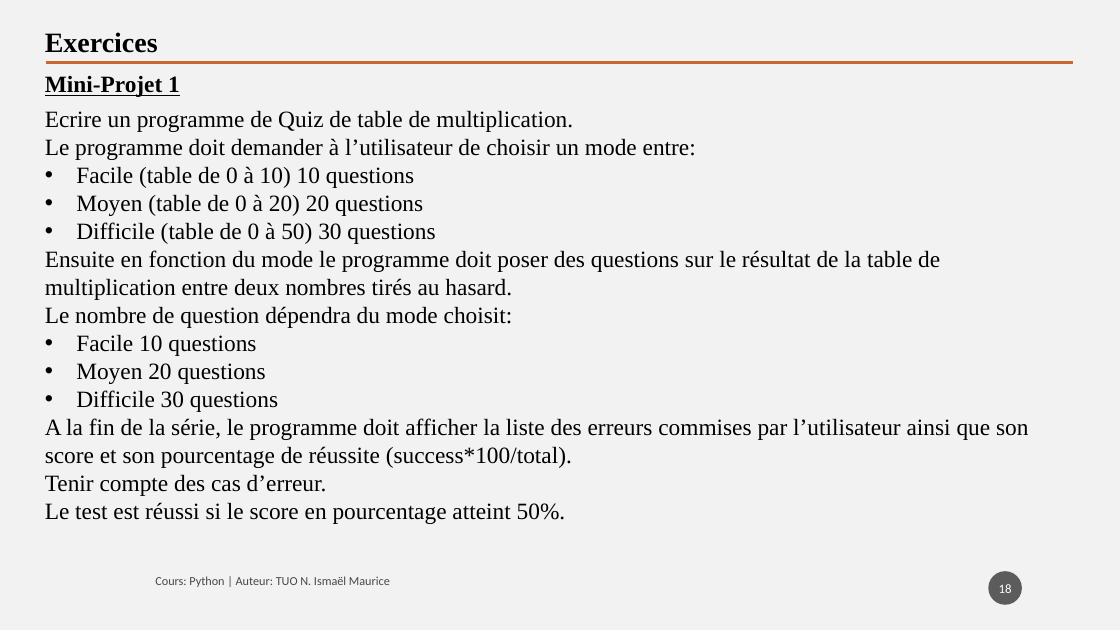
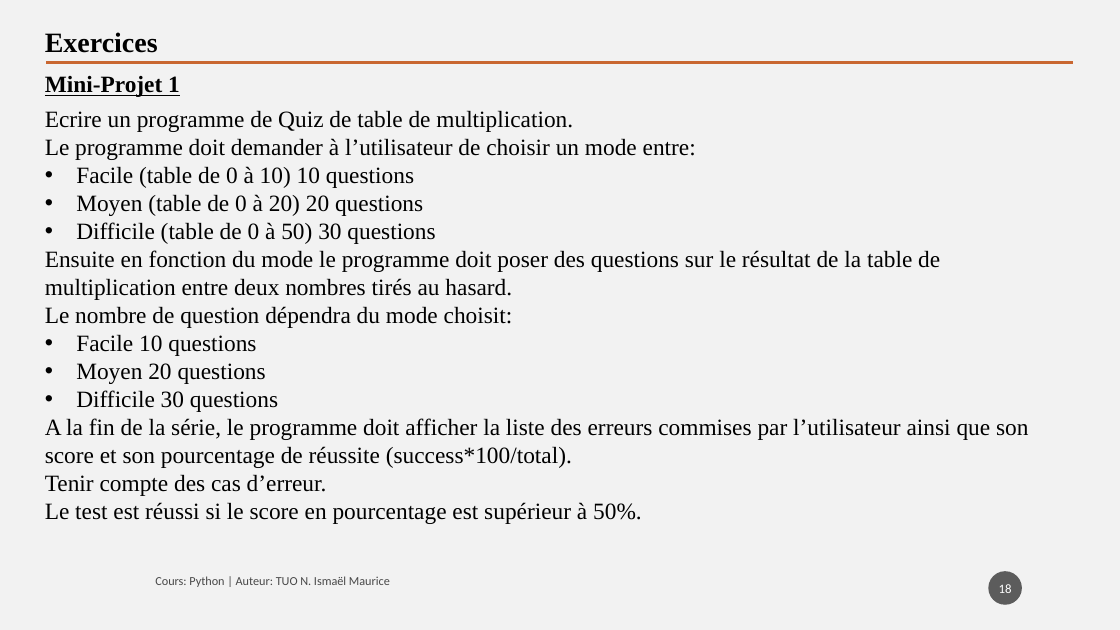
Before and after one commit to tisma95/cours-python, a slide deck: slide 18 of source/Chapitre 9 - Les listes.pptx. Drawn at 1120x630 pixels with LibreOffice and Linux fonts; fonts in the diff are those of the drawing. Boxes give left, top, right and bottom in pixels: in the first picture for what was removed or moved away, otherwise in the second. Text is boxed around its words. In the diff, an @@ line names an element or a change of style, - is before the commit and + after.

```diff
--- a/source/Chapitre 9 - Les listes.pptx
+++ b/source/Chapitre 9 - Les listes.pptx
@@ text at <box>45,502,642,524</box>: text changed @@
-Le test est réussi si le score en pourcentage atteint 50%.
+Le test est réussi si le score en pourcentage est supérieur à 50%.
```
Also in this commit, not shown: 4 other slides changed, 1 other file.
